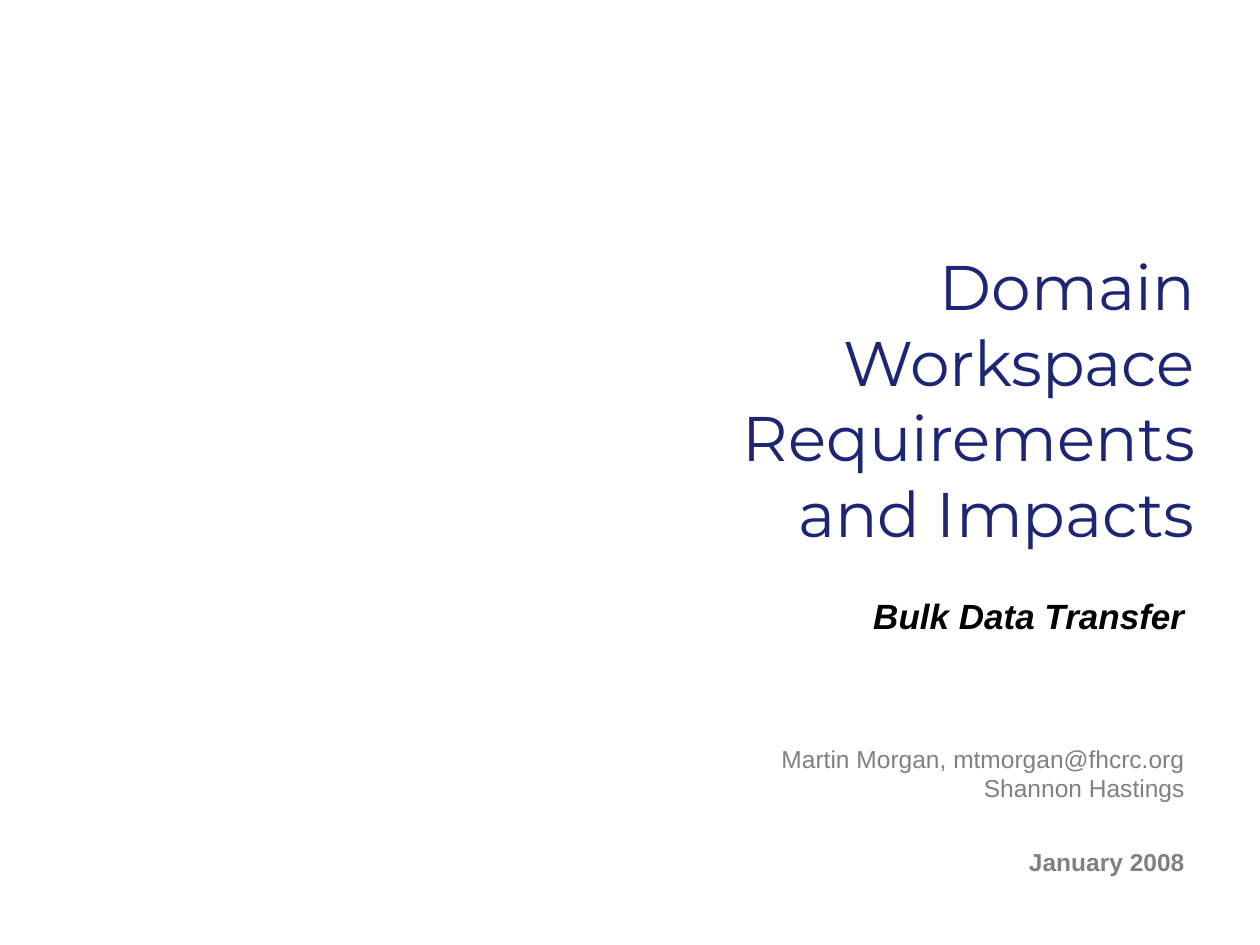
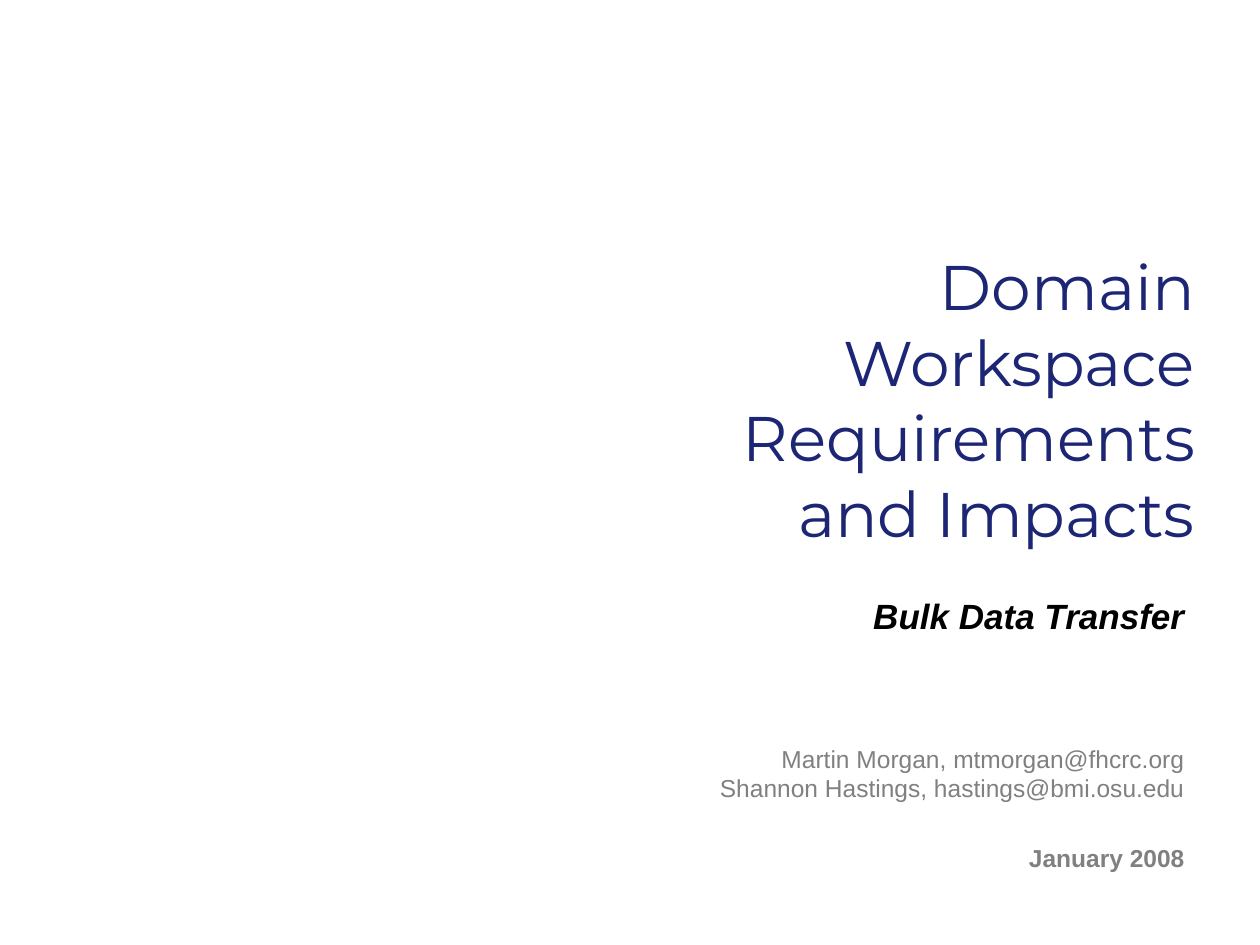
Before and after one commit to NCIP/cagrid-docs, a slide deck: slide 1 of presentations/200801_VCDE_ARCH/20080128_30_F2F_HTP.ppt. Drawn at 1260x945 pixels with LibreOffice and Linux fonts; fonts in the diff are those of the drawing; background and template pictures are left out. Boxes give left, top, right and bottom in pixels: in the first picture for what was removed or moved away, otherwise in the second. Text is boxed around its words. In the diff, an @@ line names an element or a change of style, - is before the commit and + after.

```diff
--- a/presentations/200801_VCDE_ARCH/20080128_30_F2F_HTP.ppt
+++ b/presentations/200801_VCDE_ARCH/20080128_30_F2F_HTP.ppt
@@ text "Martin Morgan, mtmorgan@fhcrc.org Shannon Hastings, ...": place and size @@
-text "Martin Morgan, mtmorgan@fhcrc.org Shannon Hastings, ..." at [781, 750, 1185, 876]
+text "Martin Morgan, mtmorgan@fhcrc.org Shannon Hastings, ..." at [720, 750, 1185, 872]
@@ text at [720, 750, 1184, 802]: text changed @@
-Martin Morgan, mtmorgan@fhcrc.org
-Shannon Hastings
+Martin Morgan, mtmorgan@fhcrc.org
+Shannon Hastings, hastings@bmi.osu.edu
```
Also in this commit, not shown: 6 other slides changed, 1 slide removed.
